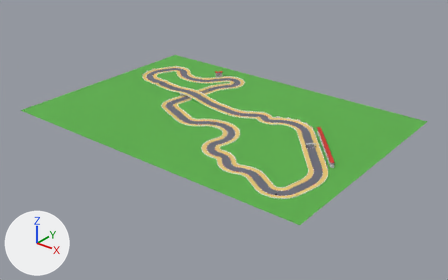
What one commit did to the glTF model assets/tracks/brands-patch/brands-patch.glb.
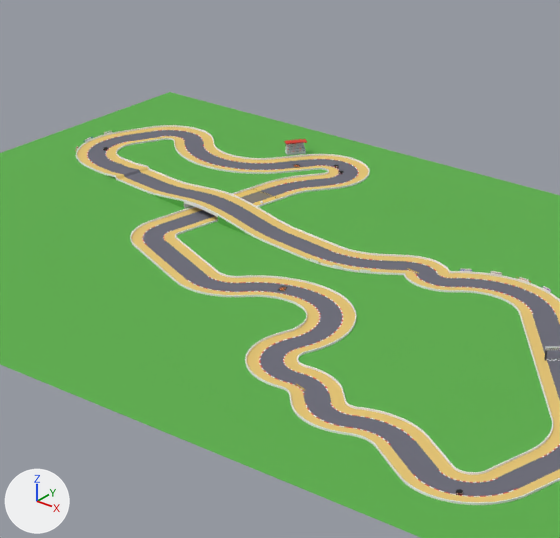
Each version is shown whole from a 50 mm camera at (382.0, -668.0, 380.0) aimed at (-156.0, 5.0, -37.0), then close up on the part from 26% to 69% of the width and 8% to 75% of the height. Lighting does not change. The marker at lower left points along +X, +Y and +Z. The last two pictures show the newer version. Where no turn or scale is listed for an object, it has been applied to the vertices.

The first close-up shows 'Asphalt', 'Grass', 'SandLeft', 'SandRight', 'WallLeft', 'WallRight' and 8 more.
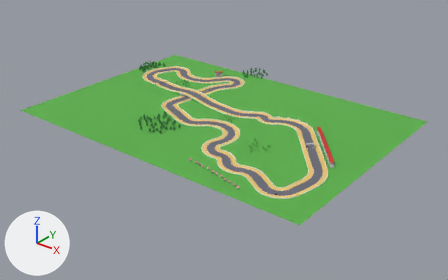
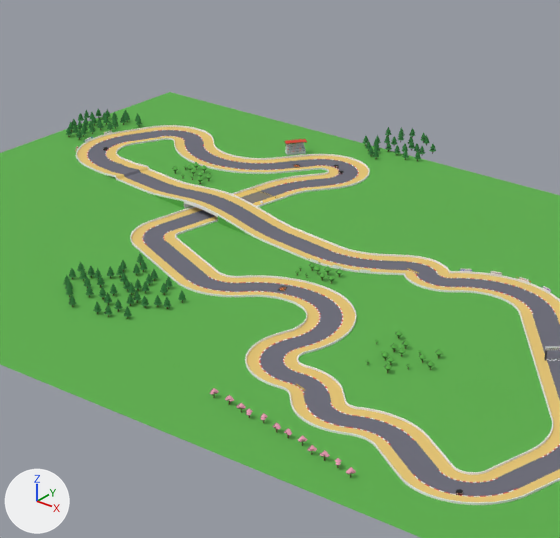
Commit message: feat(tracks): scatter woods along Suzuqa Patch's back section

Diff of the bpy script that builds the scene:
```diff
--- a/assets/tracks/brands-patch/brands-patch.glb.py
+++ b/assets/tracks/brands-patch/brands-patch.glb.py
@@ ob_woods_trunk @@
+ob_woods_trunk = bpy.data.objects.new('Woods.trunk', me_woods_trunk)  # 1144 vertices, 1430 faces; spans x -424.0..-9.0, y -150.0..211.0, z 0.0..2.0; in mat_trunk (brown #5a3a1e)
+ob_woods_trunk.location = (0.0, 0.0, 0.0)
@@ ob_woods_canopy_shade @@
+ob_woods_canopy_shade = bpy.data.objects.new('Woods.canopy-shade', me_woods_canopy_shade)  # 360 vertices, 432 faces; spans x -314.0..-39.0, y -64.0..85.0, z 1.0..5.0; in mat_canopy_shade (dark green #3d7431)
+ob_woods_canopy_shade.location = (0.0, 0.0, 0.0)
@@ ob_woods_canopy_pine_shade @@
+ob_woods_canopy_pine_shade = bpy.data.objects.new('Woods.canopy-pine-shade', me_woods_canopy_pine_shade)  # 1330 vertices, 1330 faces; spans x -426.0..-181.0, y -105.0..213.0, z 2.0..7.0; in mat_canopy_pine_shade (dark green #1f5126)
+ob_woods_canopy_pine_shade.location = (0.0, 0.0, 0.0)
@@ ob_woods_canopy_pine @@
+ob_woods_canopy_pine = bpy.data.objects.new('Woods.canopy-pine', me_woods_canopy_pine)  # 950 vertices, 570 faces; spans x -425.0..-181.0, y -105.0..213.0, z 2.0..7.0; in mat_canopy_pine (dark green #2f7a3a)
+ob_woods_canopy_pine.location = (0.0, 0.0, 0.0)
@@ ob_woods_canopy @@
+ob_woods_canopy = bpy.data.objects.new('Woods.canopy', me_woods_canopy)  # 216 vertices, 144 faces; spans x -313.0..-39.0, y -64.0..85.0, z 2.0..5.0; in mat_canopy (green #5cb04a)
+ob_woods_canopy.location = (0.0, 0.0, 0.0)
@@ ob_woods_blossom_shade @@
+ob_woods_blossom_shade = bpy.data.objects.new('Woods.blossom-shade', me_woods_blossom_shade)  # 360 vertices, 432 faces; spans x -103.6..-7.9, y -152.3..-129.9, z 1.4..4.9; in mat_blossom_shade (pink #a06c7f)
+ob_woods_blossom_shade.location = (0.0, 0.0, 0.0)
@@ ob_woods_blossom @@
+ob_woods_blossom = bpy.data.objects.new('Woods.blossom', me_woods_blossom)  # 216 vertices, 144 faces; spans x -102.7..-7.9, y -152.3..-129.9, z 2.6..5.0; in mat_blossom (pink #f2a3c0)
+ob_woods_blossom.location = (0.0, 0.0, 0.0)
```

Where the change shows, as pixel boxes (x1, y1, x2, y2) in the close-ups (560 x 538 px):
'Woods.canopy-pine', added: after (64, 109, 436, 317)
'Woods.canopy', added: after (173, 162, 443, 369)
'Woods.blossom', added: after (210, 388, 356, 473)
'Woods.trunk', added: after (69, 117, 439, 478)
'Woods.canopy-shade', added: after (172, 162, 442, 370)
'Woods.canopy-pine-shade', added: after (63, 112, 426, 315)
'Woods.blossom-shade', added: after (210, 389, 354, 475)
